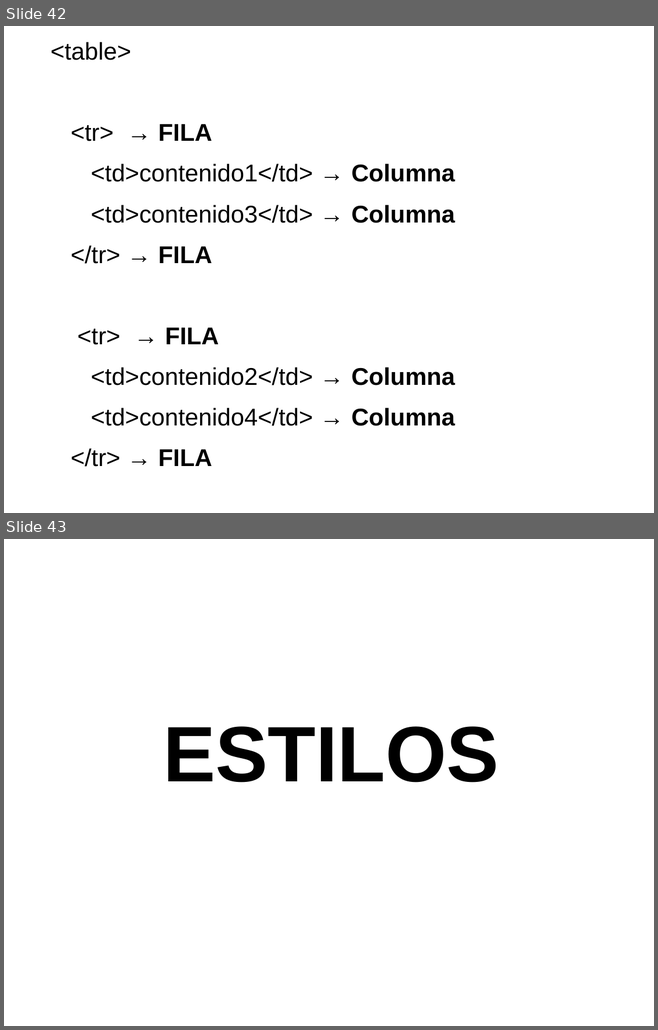
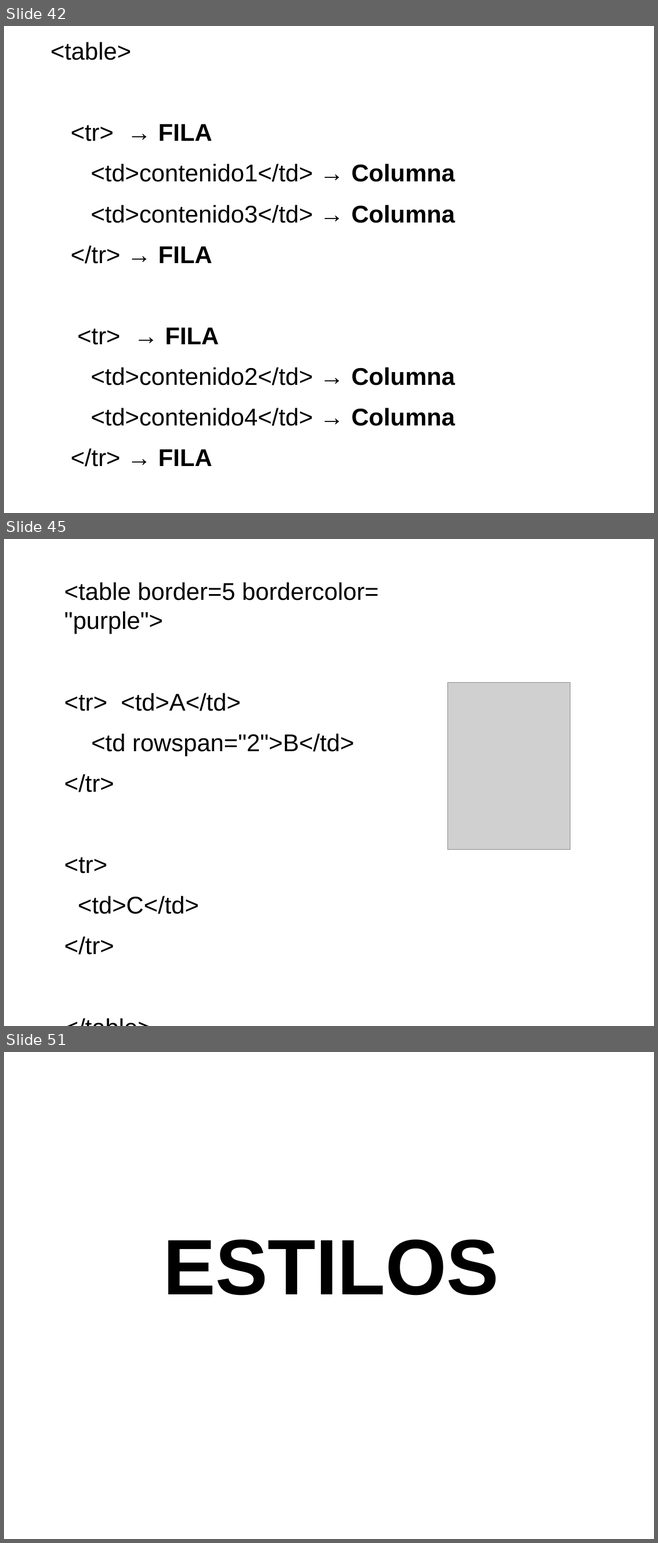
Before and after one commit to toblerone554/CampusInfantil2016, a slide deck: Veteranos/html/PresentaciónHTML.odp. Shown one above the other, each under a label of ours: slides 42 and 43 before the commit, slides 42, 45 and 51 after it; the slides between them are not shown. The pictures are 658x1030 and 658x1543 pixels, drawn with LibreOffice and Linux fonts; fonts in the diff are those of the drawing; grey boxes stand for pictures. Boxes give left, top, right and bottom in pixels: in the first picture for what was removed or moved away, otherwise in the second. Text is boxed around its words. In the diff, an @@ line names an element or a change of style, - is before the commit and + after.

```diff
--- a/Veteranos/html/PresentaciónHTML.odp
+++ b/Veteranos/html/PresentaciónHTML.odp
@@ slide 45 added at (x1=4, y1=539, x2=654, y2=1026), background #FFFFFF @@
@@ text added at (x1=64, y1=582, x2=379, y2=955), 29.6 pt, text #000000 @@
+<table border=5 bordercolor= "purple">
+<tr> <td>A</td>
+<td rowspan="2">B</td>
+</tr>
+<tr>
+<td>C</td>
+</tr>
+</table>
@@ picture added at (x1=448, y1=683, x2=571, y2=850) @@
@@ what was slide 43 is now slide 51 @@
```
Also in this commit, not shown: 15 other slides added, 2 slides removed, 13 other files.
